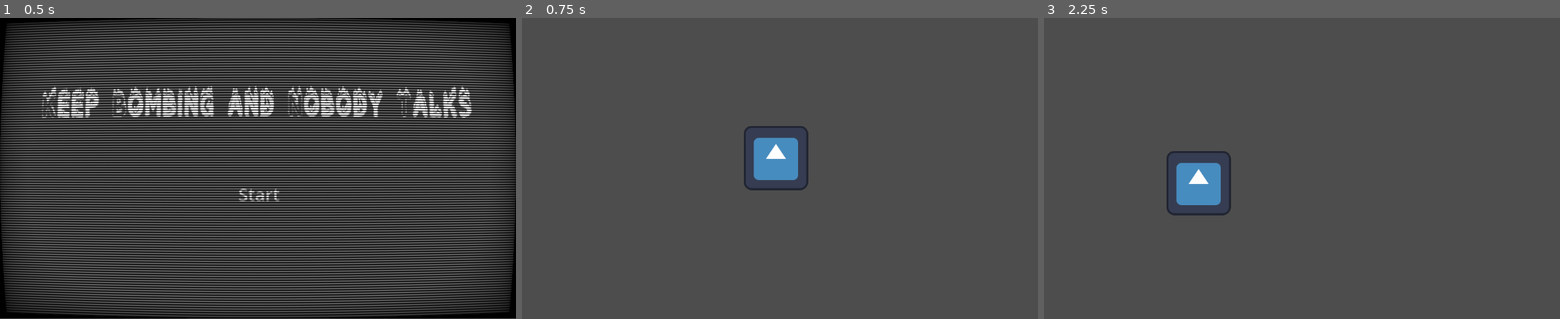
Above: before the commit, frames 1-3 (left to right).
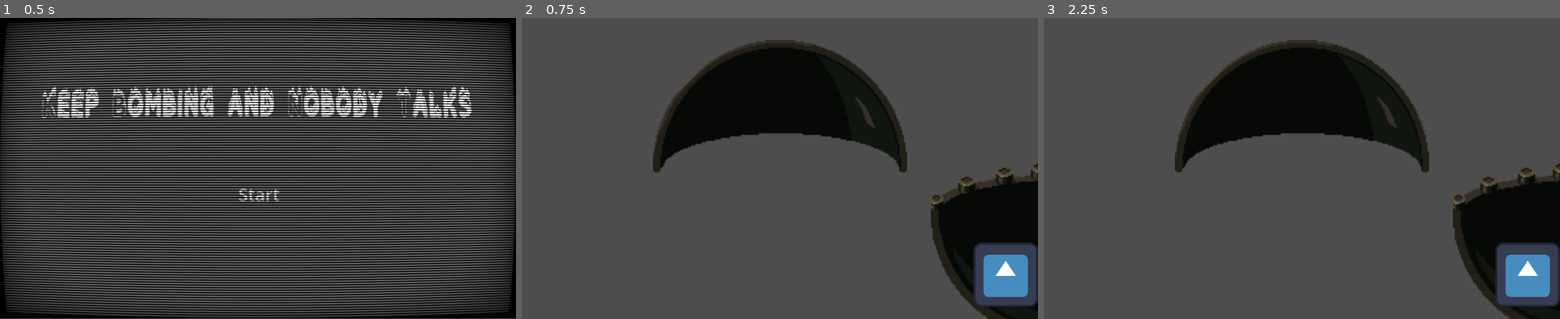
Above: after the commit, the same moments.

Repository: MarianPoirot/Gamejam-construire
Game: Godot game, scene res://Scenes/World/Opening.tscn
Two runs of this game, one before a commit and one after it. Both use one fixed random seed, a clock stepped at 60 frames per second and the inputs below. The engine's default icon, where the game draws it, is replaced by a stand-in: a white triangle on a blue panel in a dark square.
Inputs (mouse positions are in pixels of both pictures, inside the frame that each line leads up to):
- Up to frame 1 (0.5 s): no input
- Up to frame 2 (0.75 s): click "Start" at 0.5 s
- Up to frame 3 (2.25 s): tap Enter at 1.25 s; move the mouse to (1296, 156) at 1.27 s; press the mouse at (1296, 156) at 1.28 s; tap Space (start) at 2 s; move the mouse to (1198, 183) at 2.02 s; release the mouse at (1198, 183) at 2.03 s; click (1198, 183) at 2.1 s

Frame 1 is identical in both runs. In frame 2, 21% of the frame differs, in the area x 25-100%, y 7-100%; in frame 3, 21%, in the area x 23-100%, y 7-100%.

Commit message:
coques sup et inf fonctionnelle avec correction du snap

Diff:
--- a/Scenes/Pieces/Piece.tscn
+++ b/Scenes/Pieces/Piece.tscn
@@ -6,7 +6,6 @@
 radius = 64.0
 
 [sub_resource type="CircleShape2D" id="CircleShape2D_fw7gl"]
-radius = 7.0
 
 [node name="Piece" type="Area2D"]
 collision_layer = 2
--- a/Scenes/Pieces/coque_inférieure.tscn
+++ b/Scenes/Pieces/coque_inférieure.tscn
@@ -18,21 +18,21 @@
 scale = Vector2(5, 5)
 shape = SubResource("ConvexPolygonShape2D_pjbpw")
 
+[node name="Ancre" parent="." index="2"]
+position = Vector2(0, -50)
+metadata/_edit_group_ = true
+
 [node name="Sprite2D" type="Sprite2D" parent="." index="3"]
 texture = ExtResource("2_sygsr")
 
-[node name="ancre_coque_sup" parent="recepteurAncre" index="0" instance=ExtResource("3_bm6tj")]
-position = Vector2(0, -48)
-id = 6
-
-[node name="ancre_pique1" parent="recepteurAncre" index="1" instance=ExtResource("3_bm6tj")]
+[node name="ancre_pique1" parent="recepteurAncre" index="0" instance=ExtResource("3_bm6tj")]
 position = Vector2(72, 16)
 id = 14
 
-[node name="ancre_pique2" parent="recepteurAncre" index="2" instance=ExtResource("3_bm6tj")]
+[node name="ancre_pique2" parent="recepteurAncre" index="1" instance=ExtResource("3_bm6tj")]
 position = Vector2(0, 59)
 id = 14
 
-[node name="ancre_pique3" parent="recepteurAncre" index="3" instance=ExtResource("3_bm6tj")]
+[node name="ancre_pique3" parent="recepteurAncre" index="2" instance=ExtResource("3_bm6tj")]
 position = Vector2(-72, 16)
 id = 14
--- a/Scenes/Pieces/coque_supérieure.tscn
+++ b/Scenes/Pieces/coque_supérieure.tscn
@@ -11,21 +11,29 @@
 visible = false
 disabled = true
 
+[node name="Ancre" parent="." index="1"]
+metadata/_edit_group_ = true
+
 [node name="Sprite2D" type="Sprite2D" parent="." index="2"]
 texture = ExtResource("2_mr4iu")
 
 [node name="ancre_coque_inf" parent="recepteurAncre" index="0" instance=ExtResource("3_msov2")]
 position = Vector2(0, 16)
-id = 6
+scale = Vector2(0.5, 0.5)
+id = 7
+disable = false
 
 [node name="ancre_pique1" parent="recepteurAncre" index="1" instance=ExtResource("3_msov2")]
 position = Vector2(64, -16)
 id = 14
+disable = false
 
 [node name="ancre_pique2" parent="recepteurAncre" index="2" instance=ExtResource("3_msov2")]
 position = Vector2(0, -44)
 id = 14
+disable = false
 
 [node name="ancre_pique3" parent="recepteurAncre" index="3" instance=ExtResource("3_msov2")]
 position = Vector2(-64, -16)
 id = 14
+disable = false
--- a/Scenes/World/Main.tscn
+++ b/Scenes/World/Main.tscn
@@ -1,17 +1,27 @@
-[gd_scene load_steps=4 format=3 uid="uid://b3wbxtbbacebh"]
+[gd_scene load_steps=6 format=3 uid="uid://b3wbxtbbacebh"]
 
 [ext_resource type="Script" path="res://Scripts/World/Main.gd" id="1_vn17v"]
 [ext_resource type="PackedScene" uid="uid://bdjiu0hjvnp10" path="res://Scenes/Pieces/ballon.tscn" id="2_y7w6m"]
+[ext_resource type="PackedScene" uid="uid://nulgtes263rk" path="res://Scenes/Pieces/coque_inférieure.tscn" id="3_k3jia"]
 [ext_resource type="PackedScene" uid="uid://dgicsyqpftdlt" path="res://Scenes/Pieces/ancre.tscn" id="3_uptiu"]
+[ext_resource type="PackedScene" uid="uid://ksyhx6uwk1rr" path="res://Scenes/Pieces/coque_supérieure.tscn" id="4_ccyxp"]
 
 [node name="Main" type="Node2D"]
 script = ExtResource("1_vn17v")
 
-[node name="ballon" parent="." instance=ExtResource("2_y7w6m")]
-position = Vector2(504, 279)
-id = 0
-
 [node name="ancre" parent="." instance=ExtResource("3_uptiu")]
-position = Vector2(502, 137)
+position = Vector2(960, 360)
 scale = Vector2(3, 3)
 disable = false
+
+[node name="Coque_inf" parent="." instance=ExtResource("3_k3jia")]
+position = Vector2(1064, 464)
+scale = Vector2(3, 3)
+
+[node name="Coque_sup" parent="." instance=ExtResource("4_ccyxp")]
+position = Vector2(512, 176)
+scale = Vector2(3, 3)
+
+[node name="ballon" parent="." instance=ExtResource("2_y7w6m")]
+position = Vector2(960, 512)
+id = 0
--- a/Scripts/Pieces/Piece.gd
+++ b/Scripts/Pieces/Piece.gd
@@ -5,20 +5,17 @@
 var grabbed = false
 var grabbed_offset = Vector2()
 
-func _ready():
-	pass # Replace with function body.
-
 func _on_input_event(_viewport, event, _shape_idx):
 	if event.is_action_pressed("pick") and can_grab:
 		grabbed = true
-		grabbed_offset = position - get_global_mouse_position()
+		grabbed_offset = global_position - get_global_mouse_position()
 	if event.is_action_released("pick"):
 		grabbed = false
 		try_snap()
 
 func _process(_delta):
 	if Input.is_action_pressed("pick") and grabbed:
-		position = get_global_mouse_position() + grabbed_offset
+		global_position = get_global_mouse_position() + grabbed_offset
 
 func try_snap():
 	if not depandancies_metted():
@@ -29,11 +26,11 @@
 			snap(area)
 
 func depandancies_metted():
-	return Id_pieces.dependancies[id].all(func (dep): return Id_pieces.state_dependencies[id])
+	return Id_pieces.dependancies[id].all(func (dep): return Id_pieces.state_dependencies[dep])
 
 func snap(area):
 	can_grab = false
-	self.position=area.position-$Ancre.position
+	self.global_position=area.global_position-$Ancre.position*scale.x
 	for ancre in $recepteurAncre.get_children():
 		ancre.activate()
 
